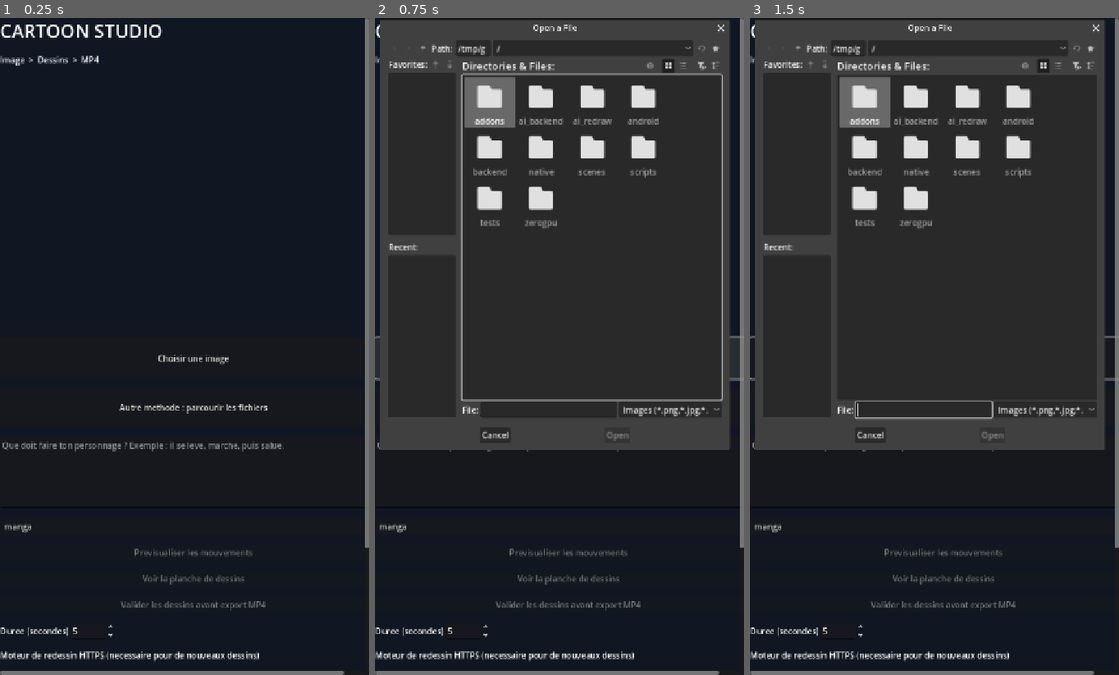
Above: before the commit, frames 1-3 (left to right).
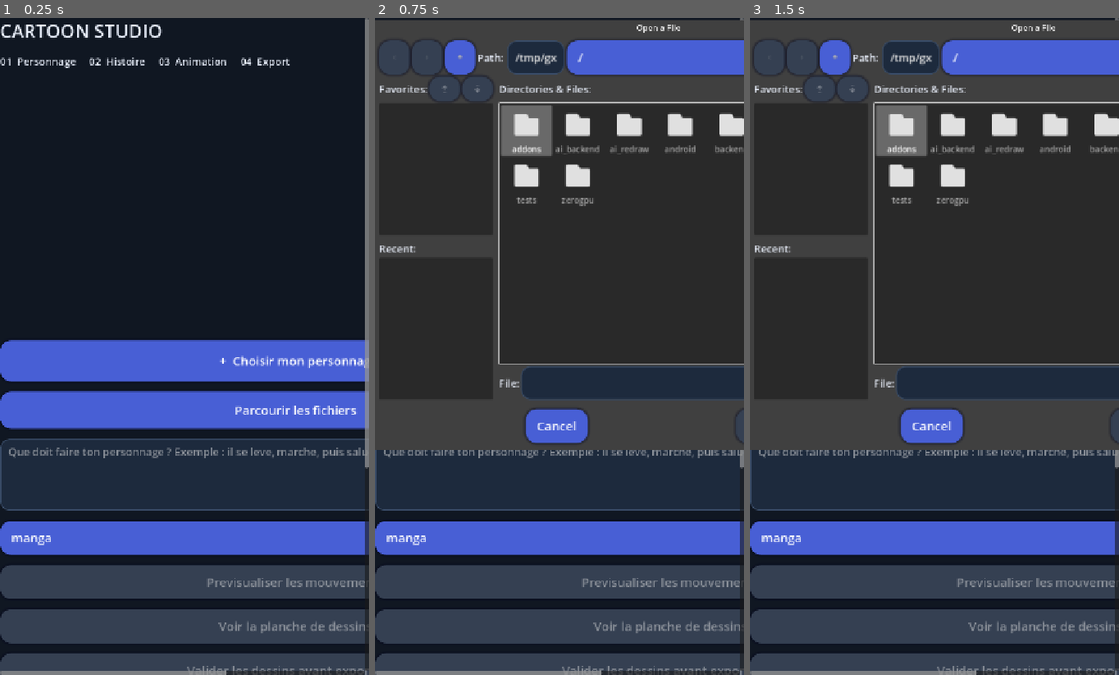
Above: after the commit, the same moments.

Repository: ericjamesempere-stack/MobileI2V-Xiaomi-
Game: Godot game, scene res://scenes/main.tscn
The game is run twice, just before and just after one commit, with the same random seed, the same clock (stepped at 60 frames per second) and the same inputs.
Inputs:
- Up to frame 1 (0.25 s): no input
- Up to frame 2 (0.75 s): click "Choisir une image" (after the commit: "+ Choisir mon personnage") at 0.5 s
- Up to frame 3 (1.5 s): click "Autre methode : parcourir les…" (after the commit: "Parcourir les fichiers") at 1.25 s

The runs differ from the first frame. In frame 1, 42% of the frame differs, in the area x 0-100%, y 5-100%; in frame 2, 43%, in the area x 0-100%, y 0-100%; in frame 3, 42%.

Commit message:
Introduce rounded elevated touch-friendly Cartoon Studio Android theme

Diff:
--- a/scripts/cartoon_studio.gd
+++ b/scripts/cartoon_studio.gd
@@ -40,13 +40,14 @@
     var panel := VBoxContainer.new()
     panel.custom_minimum_size = Vector2(690, 0)
     panel.add_theme_constant_override("separation", 20)
+    _apply_mobile_theme()
     scroll.add_child(panel)
     var heading := Label.new()
     heading.text = "CARTOON STUDIO"
     heading.add_theme_font_size_override("font_size", 36)
     panel.add_child(heading)
     var subtitle := Label.new()
-    subtitle.text = "Image  >  Dessins  >  MP4"
+    subtitle.text = "01  Personnage     02  Histoire     03  Animation     04  Export"
     panel.add_child(subtitle)
     preview = TextureRect.new()
     preview.custom_minimum_size = Vector2(660, 490)
@@ -54,12 +55,12 @@
     preview.stretch_mode = TextureRect.STRETCH_KEEP_ASPECT_CENTERED
     panel.add_child(preview)
     var import_button := Button.new()
-    import_button.text = "Choisir une image"
+    import_button.text = "  +  Choisir mon personnage"
     import_button.custom_minimum_size.y = 80
     import_button.pressed.connect(_choose_image)
     panel.add_child(import_button)
     var alternate_import := Button.new()
-    alternate_import.text = "Autre methode : parcourir les fichiers"
+    alternate_import.text = "Parcourir les fichiers"
     alternate_import.custom_minimum_size.y = 72
     alternate_import.pressed.connect(func():
         native_picker_pending = false
@@ -115,8 +116,8 @@
     upload_consent.button_pressed = false
     panel.add_child(upload_consent)
     action = Button.new()
-    action.text = "Generer les dessins"
-    action.custom_minimum_size.y = 100
+    action.text = "Creer mon animation"
+    action.custom_minimum_size.y = 110
     action.pressed.connect(_advance)
     panel.add_child(action)
     status = Label.new()
@@ -144,6 +145,52 @@
     else:
         status.text = "Photo restauree et prete pour la generation."
     _refresh_review_buttons()
+
+
+func _apply_mobile_theme() -> void:
+    # Shared rounded, high-contrast touch controls across the studio.
+    var theme := Theme.new()
+    var primary := StyleBoxFlat.new()
+    primary.bg_color = Color("#485FD5")
+    primary.set_corner_radius_all(22)
+    primary.shadow_color = Color(0.02, 0.03, 0.12, 0.52)
+    primary.shadow_size = 6
+    primary.content_margin_left = 22.0
+    primary.content_margin_right = 22.0
+    primary.content_margin_top = 16.0
+    primary.content_margin_bottom = 16.0
+    var hover := primary.duplicate()
+    hover.bg_color = Color("#5B72EC")
+    var pressed := primary.duplicate()
+    pressed.bg_color = Color("#3549A8")
+    pressed.shadow_size = 2
+    var disabled := primary.duplicate()
+    disabled.bg_color = Color("#354052")
+    theme.set_stylebox("normal", "Button", primary)
+    theme.set_stylebox("hover", "Button", hover)
+    theme.set_stylebox("pressed", "Button", pressed)
+    theme.set_stylebox("disabled", "Button", disabled)
+    theme.set_color("font_color", "Button", Color.WHITE)
+    theme.set_color("font_hover_color", "Button", Color.WHITE)
+    theme.set_color("font_pressed_color", "Button", Color.WHITE)
+    theme.set_font_size("font_size", "Button", 24)
+    var field := StyleBoxFlat.new()
+    field.bg_color = Color("#1D2A3D")
+    field.border_color = Color("#394C68")
+    field.set_border_width_all(2)
+    field.set_corner_radius_all(18)
+    field.content_margin_left = 16.0
+    field.content_margin_right = 16.0
+    field.content_margin_top = 12.0
+    field.content_margin_bottom = 12.0
+    theme.set_stylebox("normal", "LineEdit", field)
+    theme.set_stylebox("normal", "TextEdit", field)
+    theme.set_stylebox("normal", "SpinBox", field)
+    theme.set_font_size("font_size", "LineEdit", 21)
+    theme.set_font_size("font_size", "TextEdit", 21)
+    theme.set_font_size("font_size", "Label", 20)
+    theme.set_color("font_color", "Label", Color("#EDF3FF"))
+    self.theme = theme
 
 func _choose_image() -> void:
     if busy:
